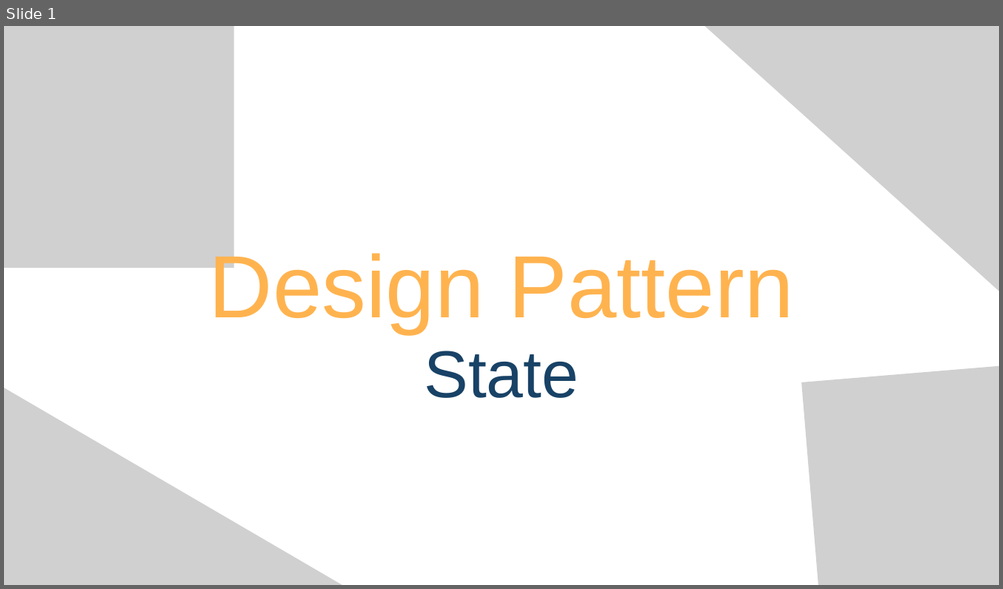
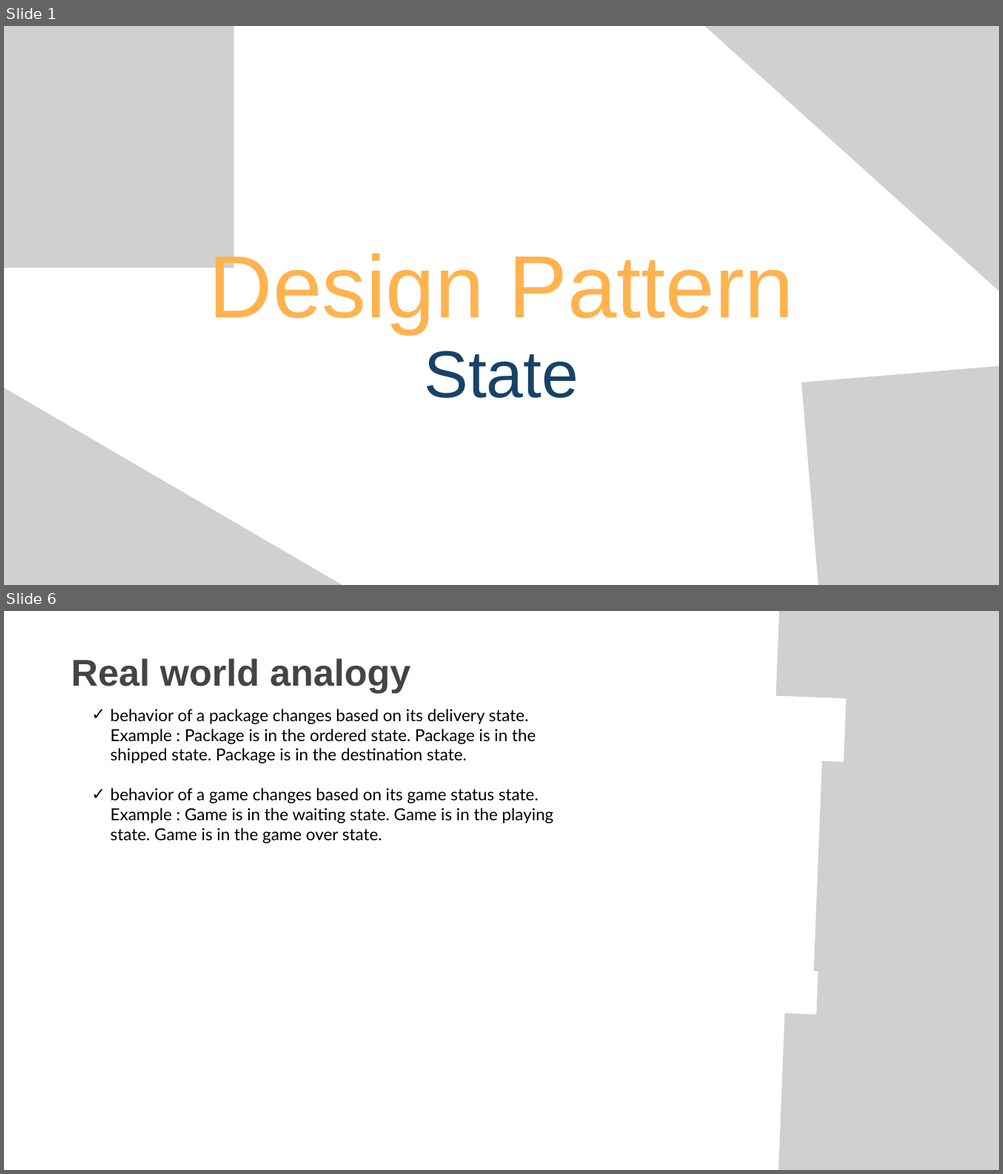
Before and after one commit to imdeni/designpattern, a slide deck: State.pptx. Shown one above the other, each under a label of ours: slide 1 before the commit, slides 1 and 6 after it; the slides between them are not shown. The pictures are 1003x589 and 1003x1174 pixels, drawn with LibreOffice and Linux fonts; fonts in the diff are those of the drawing; grey boxes stand for pictures. Boxes give left, top, right and bottom in pixels: in the first picture for what was removed or moved away, otherwise in the second. Text is boxed around its words. In the diff, an @@ line names an element or a change of style, - is before the commit and + after.

```diff
--- a/State.pptx
+++ b/State.pptx
@@ slide 6 added at <box>4,611,999,1170</box>, background #FFFFFF @@
@@ picture added at <box>776,611,999,706</box> @@
@@ picture added at <box>840,624,999,845</box> @@
@@ text added at <box>71,658,410,693</box>, 54 pt, text #444444, bold @@
+Real world analogy
@@ text added at <box>111,709,554,843</box>, 24 pt, text #000000 @@
+✓ behavior of a package changes based on its delivery state. Example : Package is in the ordered state. Package is in the shipped state. Package is in the destination state.
+✓ behavior of a game changes based on its game status state. Example : Game is in the waiting state. Game is in the playing state. Game is in the game over state.
@@ picture added at <box>814,761,999,982</box> @@
@@ picture added at <box>814,871,999,1093</box> @@
@@ picture added at <box>774,1014,999,1170</box> @@
```
Also in this commit, not shown: 4 slides changed, 1 other slide added, 1 slide removed, 14 other files.
